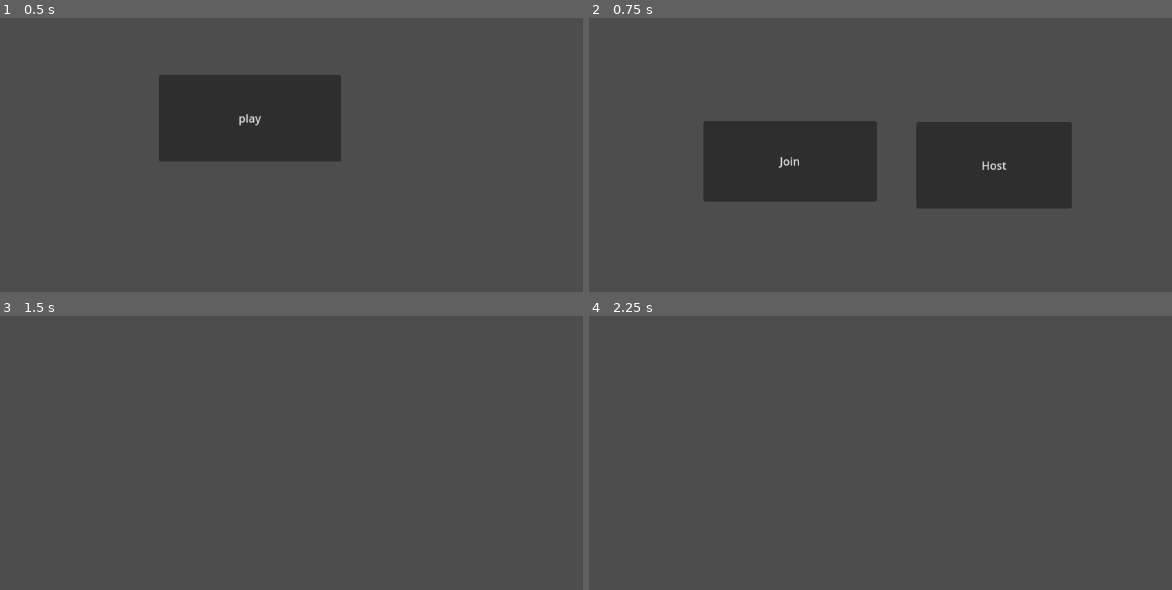
Above: before the commit, frames 1-4 (two rows, left to right).
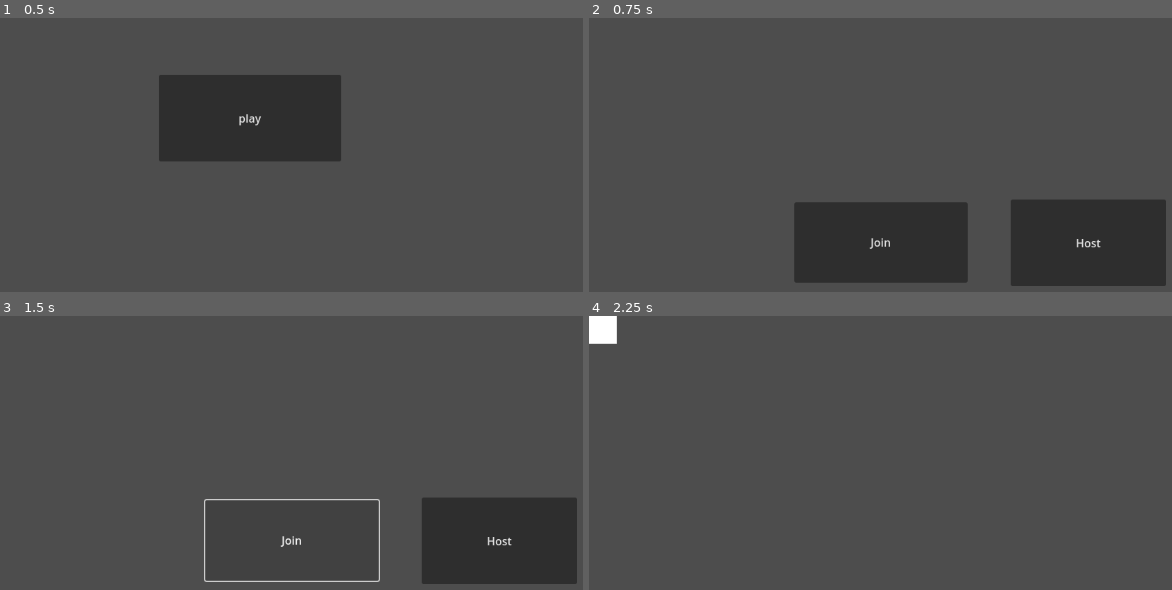
Above: after the commit, the same moments.

Repository: sentinelle28/Chess_P2P
Game: Godot game, scene res://scene/main/main_menu.tscn
Same seed, same stepped clock (60 frames per second), same inputs: the game is played once before the commit and once after it.
Inputs (mouse positions are in pixels of both pictures, inside the frame that each line leads up to):
- Up to frame 1 (0.5 s): no input
- Up to frame 2 (0.75 s): click "play" at 0.5 s
- Up to frame 3 (1.5 s): click "Join" at 1.25 s
- Up to frame 4 (2.25 s): click (1090, 540) at 2 s, where only the run after the commit has a clickable "Host"

Frame 1 is identical in both runs. In frame 2, 33% of the frame differs, in the area x 19-99%, y 37-98%; in frame 3, 8.7%; in frame 4, 0.5%.
Error after the commit: Out of bounds get index '1' (on base: 'PackedStringArray') (res://scene/gameplay_scene/gameplay.gd:21)

Commit message:
added basic connecting

Diff:
--- /dev/null
+++ b/instance/player_instance/mouse.gd
@@ -0,0 +1,7 @@
+extends Area2D
+
+func _process(delta: float) -> void:
+	if Input.is_action_pressed("ui_left"):
+		var mouse_pos:Vector2 = get_global_mouse_position()
+		global_position.x = lerpf(global_position.x,mouse_pos.x,delta)
+		global_position.y = lerpf(global_position.y,mouse_pos.y,delta)
--- /dev/null
+++ b/instance/player_instance/mouse.tscn
@@ -0,0 +1,16 @@
+[gd_scene load_steps=3 format=3 uid="uid://djpfvvn6vm40b"]
+
+[ext_resource type="Script" uid="uid://b4u2c71tsilm7" path="res://instance/player_instance/mouse.gd" id="1_3m1e7"]
+
+[sub_resource type="CircleShape2D" id="CircleShape2D_lpijr"]
+radius = 17.8885
+
+[node name="mouse" type="Area2D"]
+script = ExtResource("1_3m1e7")
+
+[node name="CollisionShape2D" type="CollisionShape2D" parent="."]
+shape = SubResource("CircleShape2D_lpijr")
+
+[node name="ColorRect" type="ColorRect" parent="."]
+offset_right = 40.0
+offset_bottom = 40.0
--- a/project.godot
+++ b/project.godot
@@ -14,3 +14,8 @@
 run/main_scene="uid://crkrqkgyirce"
 config/features=PackedStringArray("4.4", "Forward Plus")
 config/icon="res://icon.svg"
+
+[rendering]
+
+renderer/rendering_method="gl_compatibility"
+renderer/rendering_method.mobile="gl_compatibility"
--- a/scene/gameplay_scene/gameplay.gd
+++ b/scene/gameplay_scene/gameplay.gd
@@ -1,22 +1,32 @@
 extends Node2D
-var peer:ENetMultiplayerPeer
 
-func _host() -> void:
-	peer = ENetMultiplayerPeer.new()
-	peer.create_server(7000,2)
-	multiplayer.multiplayer_peer = peer
-	_hide()
-
-func _join()->void:
-	if is_instance_valid(peer):
-		peer = ENetMultiplayerPeer.new()
-		peer.create_client(IP.get_local_addresses()[0],7000)
-		multiplayer.multiplayer_peer = peer
-		_hide()
-	else:
-		_host()
+var peer = ENetMultiplayerPeer.new()
+@export var playerscene:PackedScene
+#@export var inputext:TextEdit
+const PORT:int = 135
+const MAX_PLAYER:int = 2
 
 
-func _hide()->void:
-	$Host.hide()
-	$Join.hide()
+
+func _on_host_pressed()->void:
+	peer.create_server(PORT,MAX_PLAYER)
+	multiplayer.multiplayer_peer = peer
+	_add_player(1)
+	_hide_UI()
+
+func _hide_UI()->void:
+	$CanvasLayer.hide()
+
+func _on_join_pressed()->void:
+	peer.create_client(IP.get_local_addresses()[1],PORT)
+	print("connected to: ", IP.get_local_addresses()[1])
+	multiplayer.multiplayer_peer = peer
+	_add_player(2)
+	_hide_UI()
+
+func _add_player(id:int)->void:
+	var player = playerscene.instantiate()
+	player.name = str(id)
+	print("created player with id:", id)
+	player.set_multiplayer_authority(id)
+	call_deferred("add_child",player)
--- a/scene/gameplay_scene/gameplay.tscn
+++ b/scene/gameplay_scene/gameplay.tscn
@@ -1,23 +1,52 @@
-[gd_scene load_steps=2 format=3 uid="uid://chpp6u6l8c72o"]
+[gd_scene load_steps=3 format=3 uid="uid://chpp6u6l8c72o"]
 
 [ext_resource type="Script" uid="uid://cyyr26uacur4g" path="res://scene/gameplay_scene/gameplay.gd" id="1_tfltx"]
+[ext_resource type="PackedScene" uid="uid://djpfvvn6vm40b" path="res://instance/player_instance/mouse.tscn" id="2_agxrv"]
 
 [node name="gameplay" type="Node2D"]
 script = ExtResource("1_tfltx")
+playerscene = ExtResource("2_agxrv")
 
-[node name="Join" type="Button" parent="."]
-offset_left = 165.0
-offset_top = 149.0
-offset_right = 415.0
-offset_bottom = 265.0
+[node name="CanvasLayer" type="CanvasLayer" parent="."]
+
+[node name="ui" type="Control" parent="CanvasLayer"]
+layout_mode = 3
+anchors_preset = 8
+anchor_left = 0.5
+anchor_top = 0.5
+anchor_right = 0.5
+anchor_bottom = 0.5
+offset_left = -280.0
+offset_top = -76.0
+offset_right = 256.0
+offset_bottom = 76.0
+grow_horizontal = 2
+grow_vertical = 2
+
+[node name="Join" type="Button" parent="CanvasLayer/ui"]
+layout_mode = 1
+anchors_preset = 4
+anchor_top = 0.5
+anchor_bottom = 0.5
+offset_top = -58.0
+offset_right = 250.0
+offset_bottom = 58.0
+grow_vertical = 2
 text = "Join"
 
-[node name="Host" type="Button" parent="."]
-offset_left = 472.0
-offset_top = 150.0
-offset_right = 696.0
-offset_bottom = 275.0
+[node name="Host" type="Button" parent="CanvasLayer/ui"]
+layout_mode = 1
+anchors_preset = 6
+anchor_left = 1.0
+anchor_top = 0.5
+anchor_right = 1.0
+anchor_bottom = 0.5
+offset_left = -224.0
+offset_top = -62.5
+offset_bottom = 62.5
+grow_horizontal = 0
+grow_vertical = 2
 text = "Host"
 
-[connection signal="pressed" from="Join" to="." method="_join"]
-[connection signal="pressed" from="Host" to="." method="_host"]
+[connection signal="pressed" from="CanvasLayer/ui/Join" to="." method="_on_join_pressed"]
+[connection signal="pressed" from="CanvasLayer/ui/Host" to="." method="_on_host_pressed"]
Not shown, added: instance/player_instance/mouse.gd.uid
